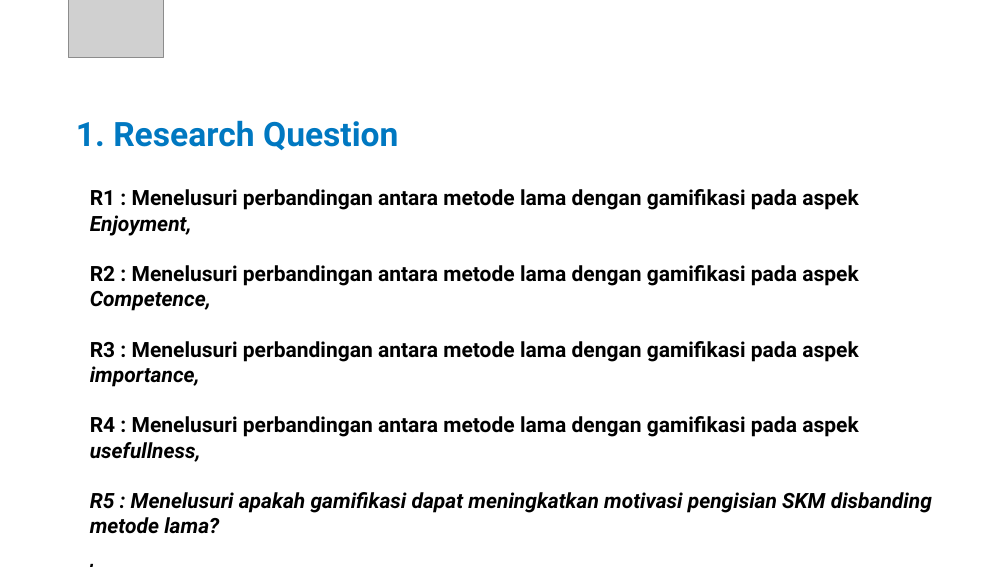
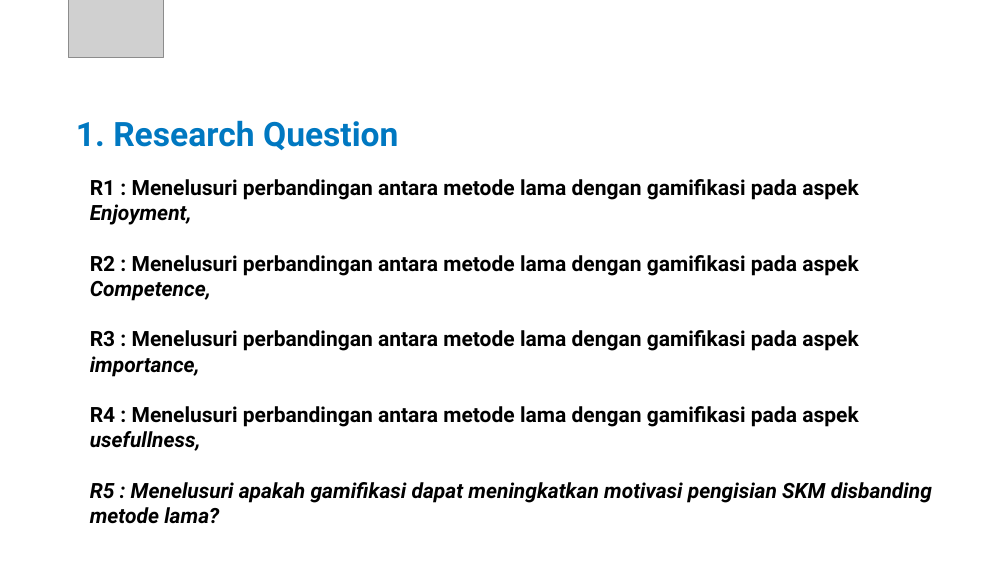
Before and after one commit to tdimk2023p/final-project-gzaber00, a slide deck: slide 3 of Laporan/6025222014_FP_Gamifikasi_SKM.pptx. Drawn at 1008x567 pixels with LibreOffice and Linux fonts; fonts in the diff are those of the drawing; grey boxes stand for pictures; background and template pictures are left out. Boxes give left, top, right and bottom in pixels: in the first picture for what was removed or moved away, otherwise in the second. Text is boxed around its words. In the diff, an @@ line names an element or a change of style, - is before the commit and + after.

```diff
--- a/Laporan/6025222014_FP_Gamifikasi_SKM.pptx
+++ b/Laporan/6025222014_FP_Gamifikasi_SKM.pptx
@@ text at <box>90,179,932,524</box>: paragraph removed @@
-,
@@ text "R1 : Menelusuri perbandingan antara ...": place and size @@
-text "R1 : Menelusuri perbandingan antara ..." at <box>90,189,932,534</box>
+text "R1 : Menelusuri perbandingan antara ..." at <box>90,179,932,524</box>
```
Also in this commit, not shown: 4 other slides changed.
